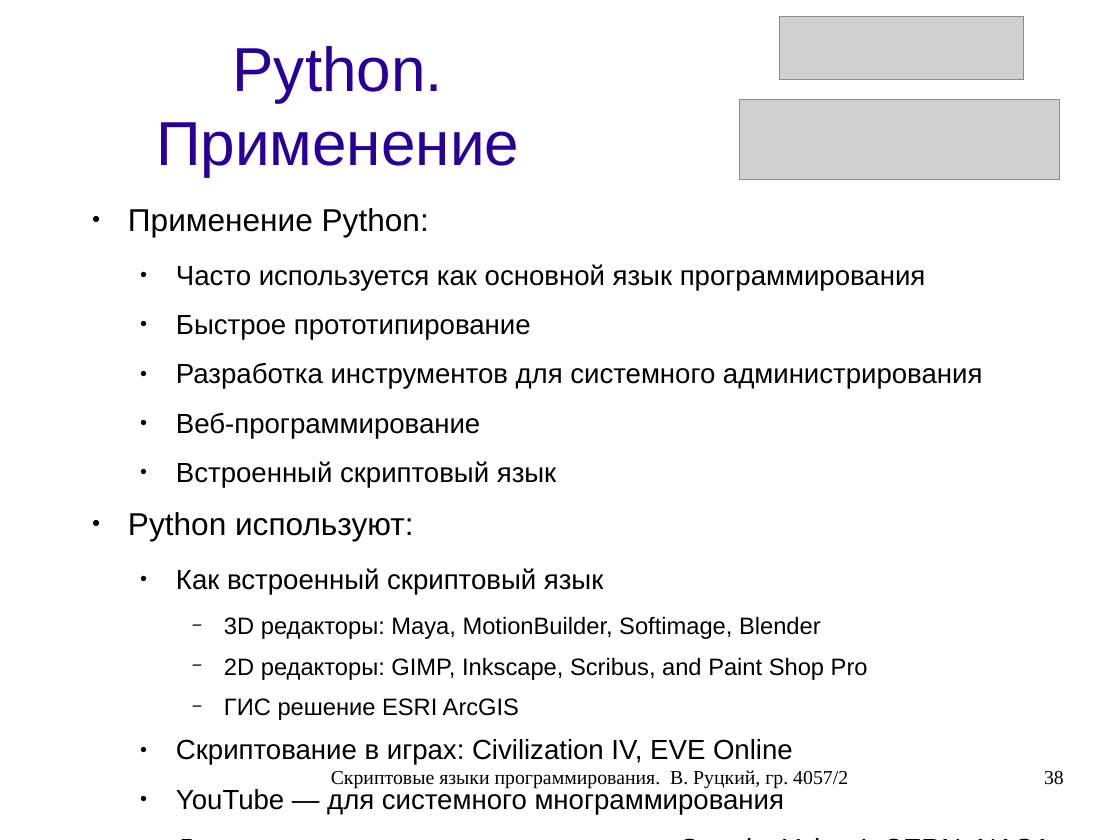
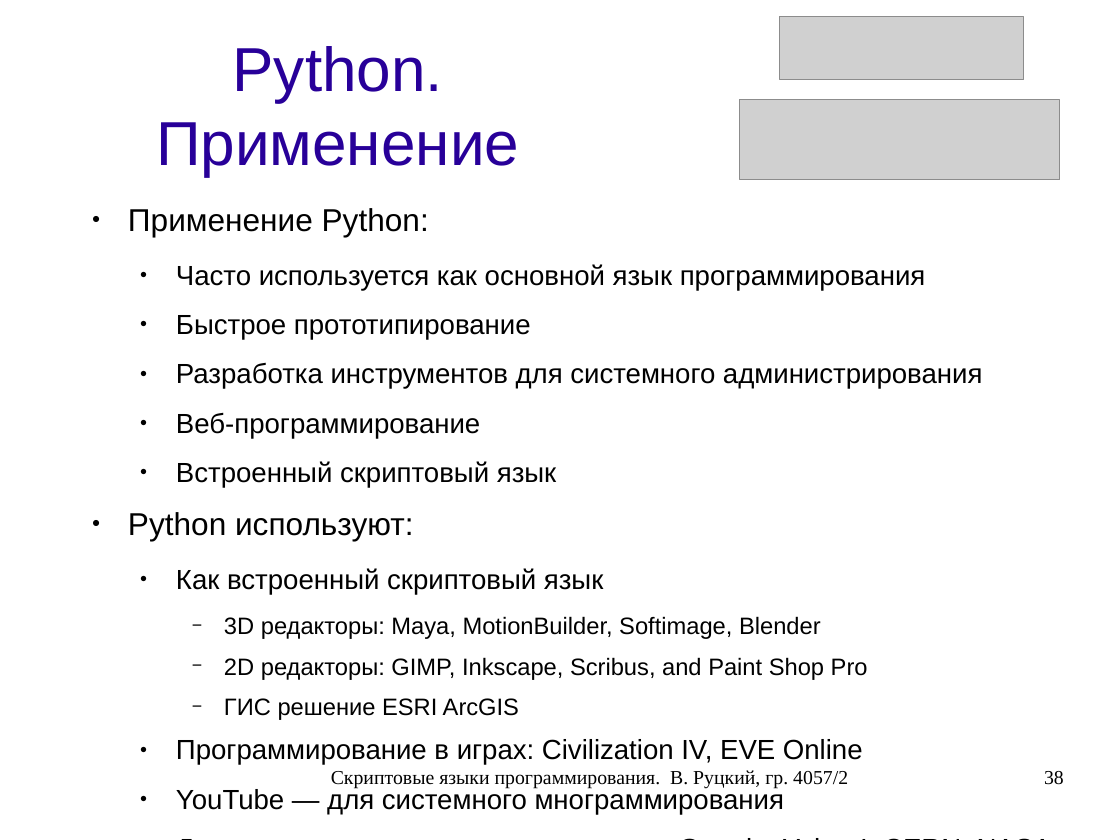
Before and after one commit to rutsky/semester07, a slide deck: slide 38 of Operation_systems/scripting_languages/40572_Rutsky_Scripting_languages.odp. Drawn at 1120x840 pixels with LibreOffice and Linux fonts; fonts in the diff are those of the drawing; grey boxes stand for pictures. Boxes give left, top, right and bottom in pixels: in the first picture for what was removed or moved away, otherwise in the second. Text is boxed around its words. In the diff, an @@ line names an element or a change of style, - is before the commit and + after.

```diff
--- a/Operation_systems/scripting_languages/40572_Rutsky_Scripting_languages.odp
+++ b/Operation_systems/scripting_languages/40572_Rutsky_Scripting_languages.odp
@@ text at (x1=176, y1=739, x2=863, y2=765): text changed @@
-  ● Скриптование в играх: Civilization IV, EVE Online
+  ● Программирование в играх: Civilization IV, EVE Online
```
Also in this commit, not shown: 4 other slides changed.
